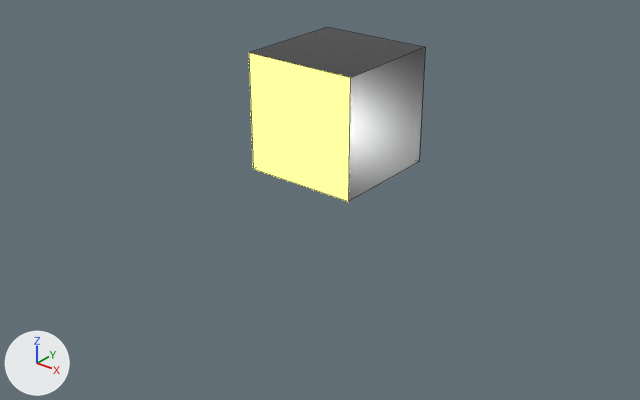
What one commit did to the Blender file application/lucre/models/emmissive/emissiveCube.blend.
The view is the same before and after, from a 50 mm camera at (8.38, -10.93, 5.02) aimed at (0.12, -0.61, -1.39). The axes (+X, +Y, +Z) are drawn at lower left. The lights are the same throughout. Mesh edges are drawn as thin lines.

Script lines for the objects in view, before the commit:
```python
mat_emissive = emission_material('Emissive')
mat_emissive.base_color = (1.0, 0.932, 0.0914)  # yellow #fff755
mat_emissive.strength = 4.0
me_cube = bpy.data.meshes.new('Cube')
me_cube.from_pydata([(1.0, 1.0, 1.0), (1.0, 1.0, -1.0), (1.0, -1.0, 1.0), (1.0, -1.0, -1.0), (-1.0, 1.0, 1.0), (-1.0, 1.0, -1.0), (-1.0, -1.0, 1.0), (-1.0, -1.0, -1.0)], [], [(0, 4, 6, 2), (3, 2, 6, 7), (7, 6, 4, 5), (5, 1, 3, 7), (1, 0, 2, 3), (5, 4, 0, 1)])
for i in [1]: me_cube.polygons[i].material_index = 1
me_cube.materials.append(mat_darkmetallic)  # black #3a3a3a
me_cube.materials.append(mat_emissive)  # yellow #fff755
ob_cube = bpy.data.objects.new('Cube', me_cube)
ob_cube.location = (0.0, 0.0, 0.0)
```
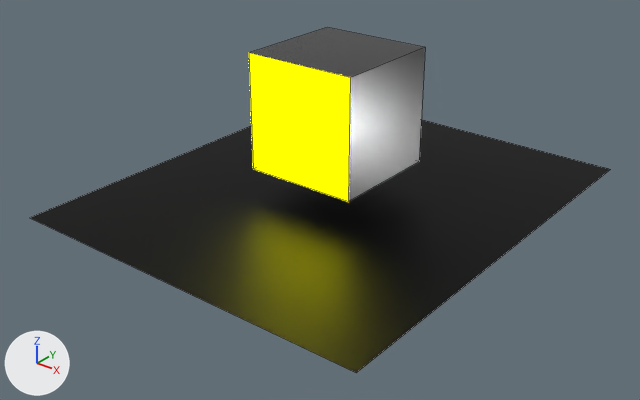
Pixel boxes (x1, y1, x2, y2) of what changed, in the pictures (640 x 400 px):
'Plane', added: after (29, 120, 611, 373)
'Cube', recoloured, surface changed: (249, 51, 421, 202) in both

What changed in the scene script:
```text
Change mat_emissive:
    mat_emissive.base_color: (1.0, 0.932, 0.0914) -> (1.0, 0.98, 0.0)  # yellow #fff755 -> yellow #fffd00
    mat_emissive.strength: 4.0 -> 8.3
Add mat_material:
    mat_material = principled_material('Material')
    mat_material.base_color = (0.0, 0.0, 0.0)  # black #000000
    mat_material.metallic = 0.832
    mat_material.specular_ior_level = 0.921
Add me_plane:
    me_plane.from_pydata([(-1.0, -1.0, 0.0), (1.0, -1.0, 0.0), (-1.0, 1.0, 0.0), (1.0, 1.0, 0.0)], [], [(0, 1, 3, 2)])
    me_plane.materials.append(mat_material)  # black #000000
Add ob_plane:
    ob_plane = bpy.data.objects.new('Plane', me_plane)
    ob_plane.location = (0.0, 0.0, -1.5)
    ob_plane.scale = (3.29, 3.87, 2.06)
```
